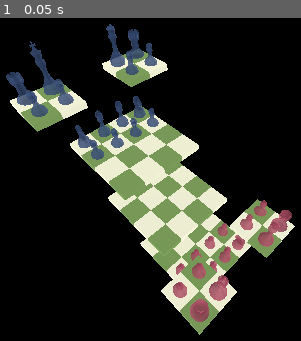
Above: before the commit, frame 1.
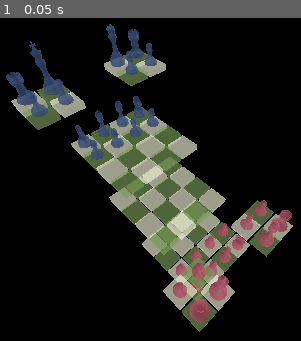
Above: after the commit, the same moment.

Repository: alexbadia1/Chess3D
Game: Godot game, scene res://board.tscn
The game is run twice, just before and just after one commit, with the same random seed, the same clock (stepped at 60 frames per second) and the same inputs.
Inputs:
- Up to frame 1 (0.05 s): no input

The runs differ from the first frame. In frame 1, 17% of the frame differs, in the area x 3-99%, y 9-99%.

Commit message:
make board transparent

Diff:
--- a/3d-chess/scripts/Board.gd
+++ b/3d-chess/scripts/Board.gd
@@ -368,7 +368,7 @@
 
 	var unhighlighted_area: Area3D = get_node(_coordinate)
 	var unhighlighted_box: CSGBox3D = unhighlighted_area.get_node("ColorSquare")
-	unhighlighted_box.material.albedo_color = Color("#FFFF33")
+	unhighlighted_box.material.albedo_color = Color("#FFFF33", .66)
 
 
 func _unhighlight(_coordinate: String):
@@ -377,9 +377,9 @@
 	var highlighted_box: CSGBox3D = highlighted_area.get_node("ColorSquare")
 
 	if _get_square_type(_coordinate) == 'light':
-		highlighted_box.material.albedo_color = Color('#EBECD0')
+		highlighted_box.material.albedo_color = Color('#EBECD0', .66)
 	else:
-		highlighted_box.material.albedo_color = Color('#739552')
+		highlighted_box.material.albedo_color = Color('#739552', .66)
 
 
 func _get_square_type(_coordinate: String):
--- a/3d-chess/square_dark.tscn
+++ b/3d-chess/square_dark.tscn
@@ -5,7 +5,8 @@
 [sub_resource type="BoxShape3D" id="BoxShape3D_hlkx1"]
 
 [sub_resource type="StandardMaterial3D" id="StandardMaterial3D_m568p"]
-albedo_color = Color(0.45098, 0.584314, 0.321569, 1)
+transparency = 1
+albedo_color = Color(0.45098, 0.584314, 0.321569, 0.662745)
 emission = Color(1, 1, 0.2, 1)
 
 [sub_resource type="StandardMaterial3D" id="StandardMaterial3D_d14bb"]
@@ -19,11 +20,12 @@
 script = ExtResource("1_r6esq")
 
 [node name="CollisionShape3D" type="CollisionShape3D" parent="."]
-transform = Transform3D(1, 0, 0, 0, 0.035, 0, 0, 0, 1, 0, 0.145, 0)
+transform = Transform3D(0.9, 0, 0, 0, 0.035, 0, 0, 0, 0.9, 0, 0.145, 0)
 shape = SubResource("BoxShape3D_hlkx1")
 
 [node name="ColorSquare" type="CSGBox3D" parent="."]
 unique_name_in_owner = true
+transform = Transform3D(0.9, 0, 0, 0, 1, 0, 0, 0, 0.9, 0, 0, 0)
 cast_shadow = 0
 size = Vector3(1, 0.25, 1)
 material = SubResource("StandardMaterial3D_m568p")
--- a/3d-chess/square_light.tscn
+++ b/3d-chess/square_light.tscn
@@ -5,7 +5,8 @@
 [sub_resource type="BoxShape3D" id="BoxShape3D_33yil"]
 
 [sub_resource type="StandardMaterial3D" id="StandardMaterial3D_5vnhn"]
-albedo_color = Color(0.921569, 0.92549, 0.815686, 1)
+transparency = 1
+albedo_color = Color(0.921569, 0.92549, 0.815686, 0.662745)
 emission = Color(1, 1, 0.2, 1)
 
 [sub_resource type="StandardMaterial3D" id="StandardMaterial3D_uvaky"]
@@ -20,10 +21,11 @@
 script = ExtResource("1_ycuyi")
 
 [node name="CollisionShape3D" type="CollisionShape3D" parent="."]
-transform = Transform3D(1, 0, 0, 0, 0.035, 0, 0, 0, 1, 0, 0.145, 0)
+transform = Transform3D(0.9, 0, 0, 0, 0.035, 0, 0, 0, 0.9, 0, 0.145, 0)
 shape = SubResource("BoxShape3D_33yil")
 
 [node name="ColorSquare" type="CSGBox3D" parent="."]
+transform = Transform3D(0.9, 0, 0, 0, 1, 0, 0, 0, 0.9, 0, 0, 0)
 cast_shadow = 0
 size = Vector3(1, 0.25, 1)
 material = SubResource("StandardMaterial3D_5vnhn")
